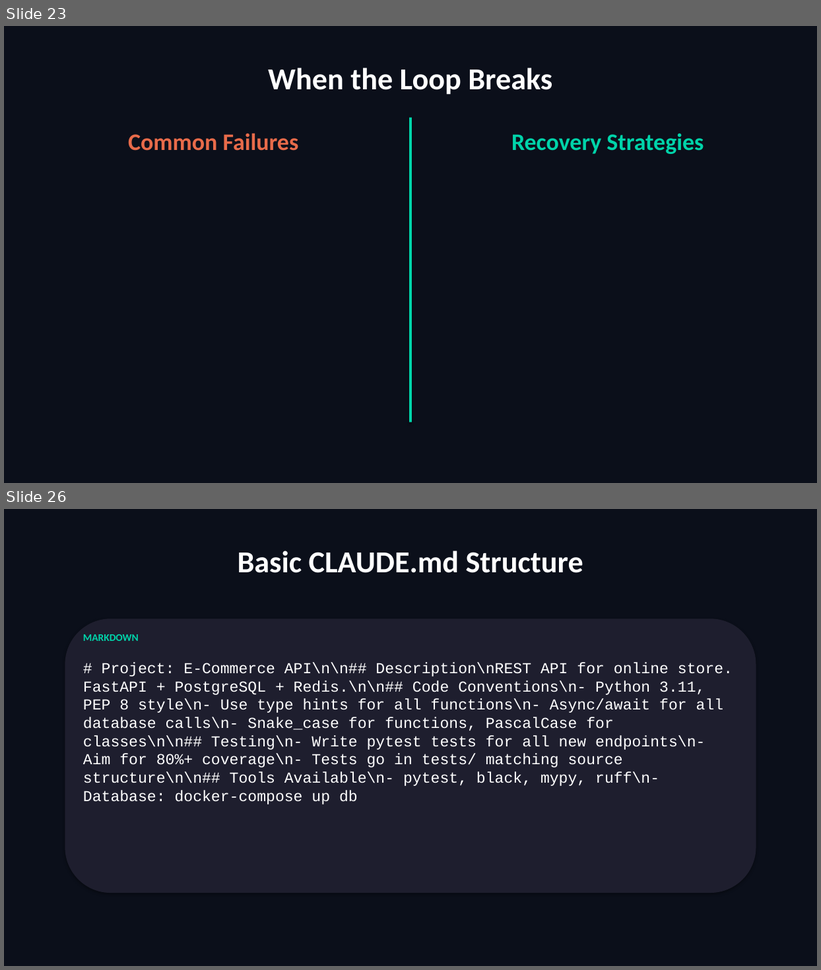
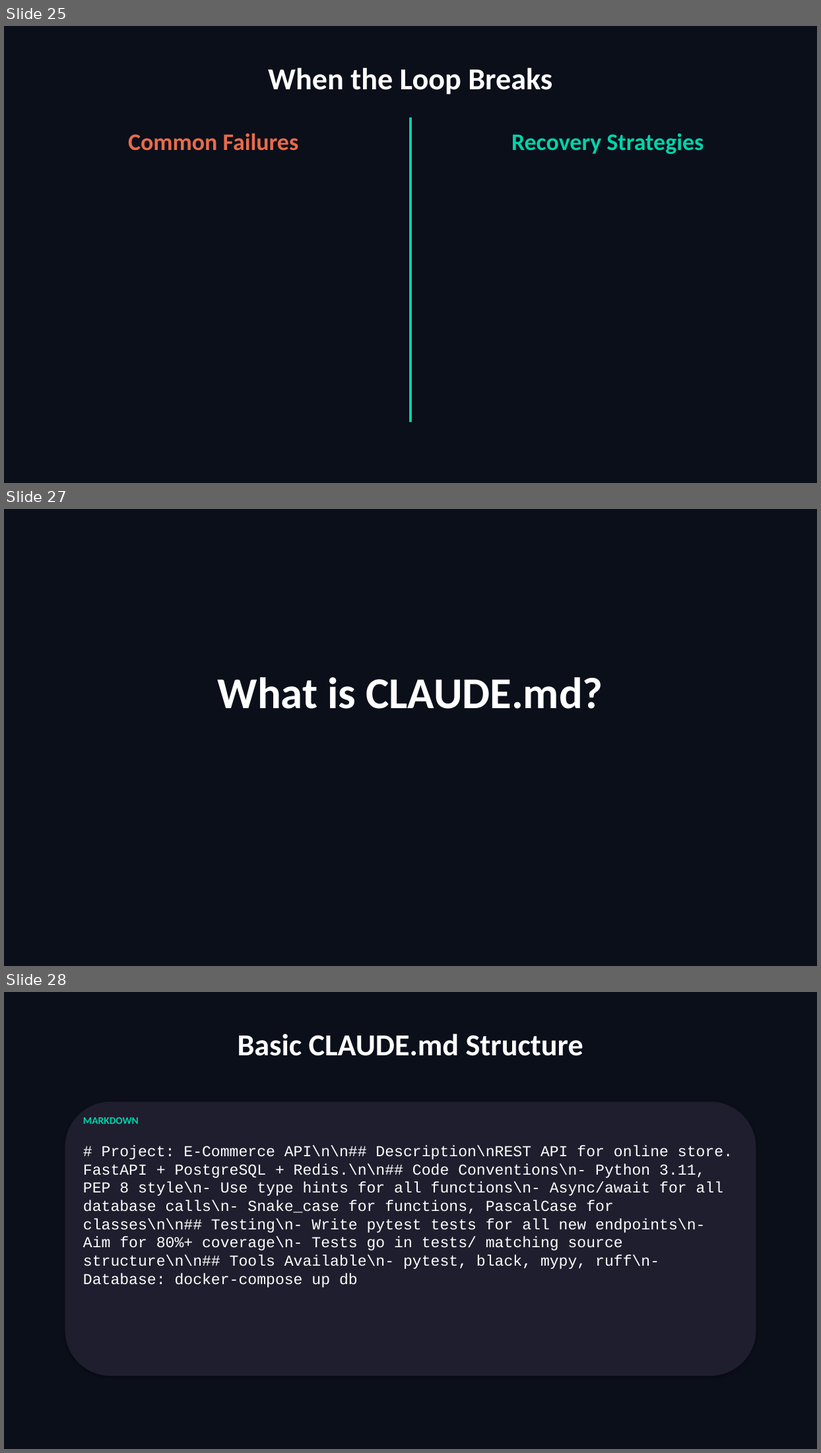
Before and after one commit to scottrhay/AIA-ClaudeCopilot, a slide deck: slides/Day2_Claude_Code_Fundamentals.pptx. Shown one above the other, each under a label of ours: slides 23 and 26 before the commit, slides 25, 27 and 28 after it; the slides between them are not shown. The pictures are 821x970 and 821x1453 pixels, drawn with LibreOffice and Linux fonts; fonts in the diff are those of the drawing. Boxes give left, top, right and bottom in pixels: in the first picture for what was removed or moved away, otherwise in the second. Text is boxed around its words. In the diff, an @@ line names an element or a change of style, - is before the commit and + after.

```diff
--- a/slides/Day2_Claude_Code_Fundamentals.pptx
+++ b/slides/Day2_Claude_Code_Fundamentals.pptx
@@ slide 27 added at (4,509,817,966), background #0B0F1A @@
@@ text added at (218,677,603,709), 52 pt, text #FFFFFF, bold @@
+What is CLAUDE.md?
@@ what was slide 23 is now slide 25 @@
@@ what was slide 26 is now slide 28 @@
```
Also in this commit, not shown: 7 slides changed, 2 other slides added, 1 slide removed.
